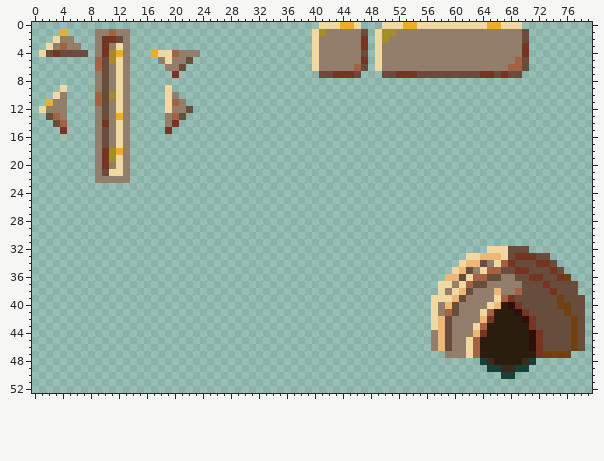
A pixel-art file gets an edit: Art/Details.aseprite. Above, as it was before the edit.
80x80 pixels, 1 frame. Shown: x 0..79, y 0..52.
And afterwards:
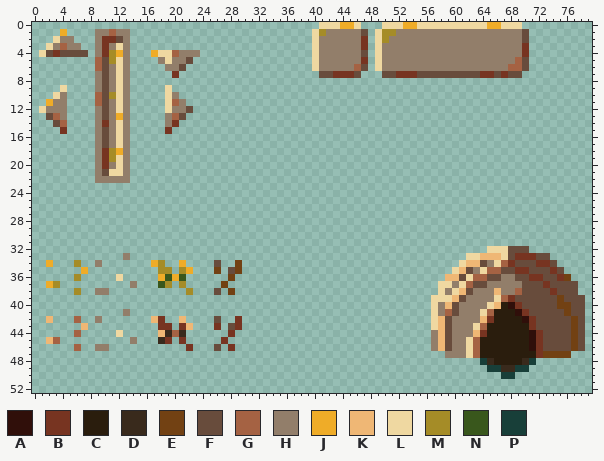
Palette (. is transparent): A #300f0a  B #773421  C #2a1d0d  D #392a1c  E #724113  F #684c3c  G #a56243  H #927e6a  J #efac28  K #efb775  L #efd8a1  M #a58c27  N #39571c  P #183f39
Edits made:
Layer "Layer 1":
y 33: x 13 . -> H
y 34: x 2 . -> J; x 6 . -> M; x 9 . -> H; x 17..18 .. -> JM; x 21 . -> J; x 26 . -> F; x 29 . -> E
y 35: x 7 . -> J; x 18..19 .. -> MM; x 21..22 .. -> MJ; x 26 . -> E; x 28..29 .. -> FE
y 36: x 6 . -> M; x 12 . -> L; x 18..21 .... -> JNJN; x 28 . -> E
y 37: x 2..3 .. -> JM; x 14 . -> H; x 18..19 .. -> NM; x 21 . -> M; x 27 . -> E
y 38: x 6 . -> M; x 9..10 .. -> HH; x 22 . -> M; x 26 . -> F; x 28 . -> E
y 41: x 13 . -> H
y 42: x 2 . -> K; x 6 . -> G; x 9 . -> H; x 17..18 .. -> KB; x 21 . -> K; x 26 . -> F; x 29 . -> B
y 43: x 7 . -> K; x 18..19 .. -> BB; x 21..22 .. -> BK; x 26 . -> B; x 28..29 .. -> FB
y 44: x 6 . -> G; x 12 . -> L; x 18..21 .... -> KDGD; x 28 . -> B
y 45: x 2..3 .. -> KG; x 14 . -> H; x 18..19 .. -> DB; x 21 . -> B; x 27 . -> B
y 46: x 6 . -> G; x 9..10 .. -> HH; x 22 . -> B; x 26 . -> F; x 28 . -> B
